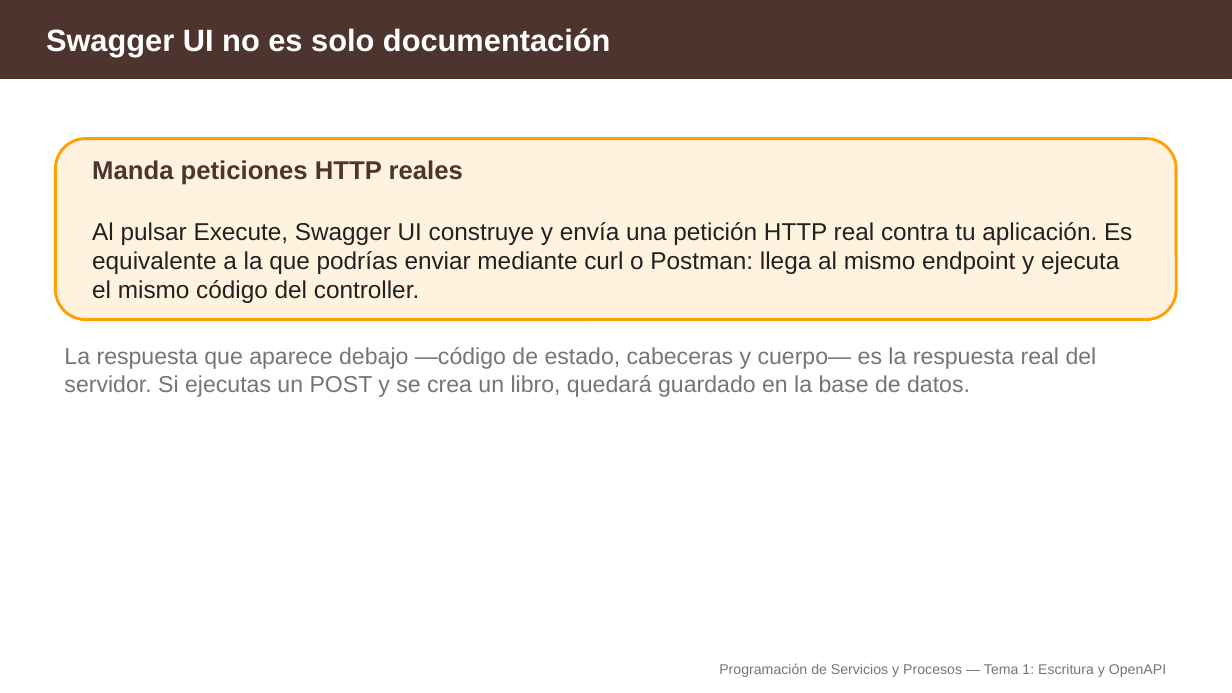
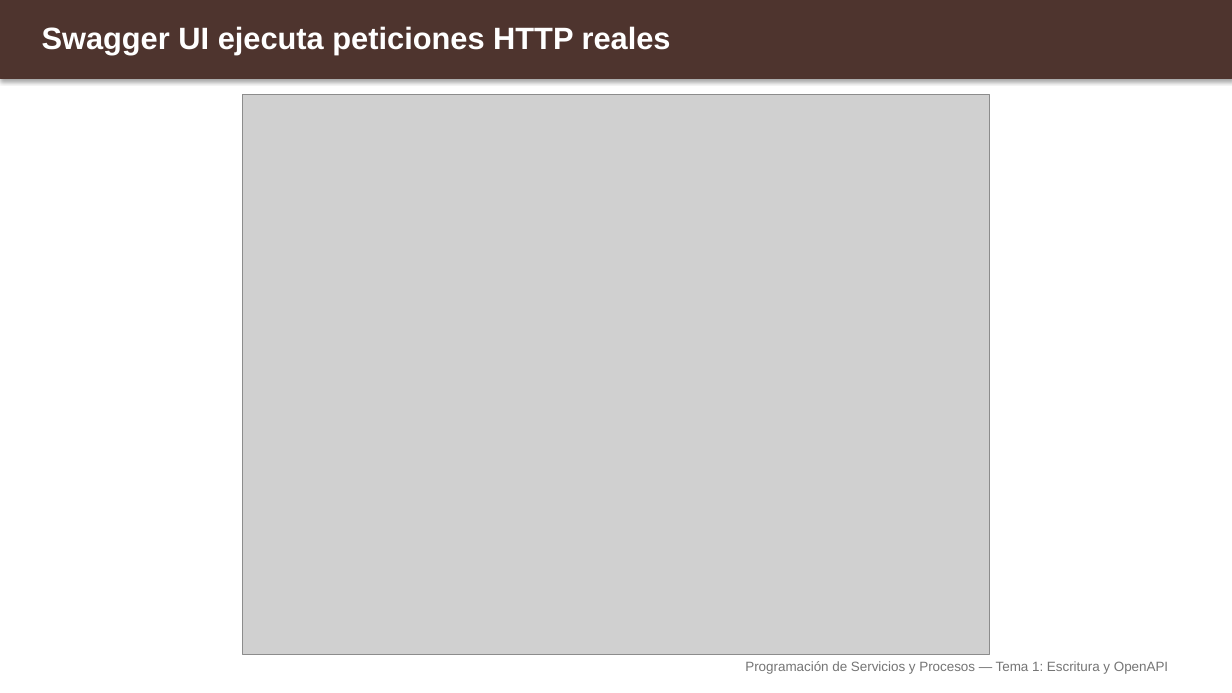
Before and after one commit to aitorventura/programacion-servicios-procesos, a slide deck: slide 8 of docs/tema1/diapositivas/escritura-y-openapi.pptx (slide 14 before the commit). Drawn at 1232x693 pixels with LibreOffice and Linux fonts; fonts in the diff are those of the drawing; grey boxes stand for pictures. Boxes give left, top, right and bottom in pixels: in the first picture for what was removed or moved away, otherwise in the second. Text is boxed around its words. In the diff, an @@ line names an element or a change of style, - is before the commit and + after.

Commit message:
tema1 actualizado + diapos. mkdocs tema1 abierto

```diff
--- a/docs/tema1/diapositivas/escritura-y-openapi.pptx
+++ b/docs/tema1/diapositivas/escritura-y-openapi.pptx
@@ rectangle at bbox=[0, 0, 1232, 79]: outline #4E342E 1 pt to #4E342E 0.75 pt; shadow on @@
@@ text at bbox=[42, 26, 671, 55]: text changed @@
-Swagger UI no es solo documentación
+Swagger UI ejecuta peticiones HTTP reales
@@ picture added at bbox=[243, 94, 990, 654] @@
@@ rounded rectangle removed at bbox=[55, 139, 1177, 320] @@
@@ text removed at bbox=[92, 160, 1132, 303] @@
-Manda peticiones HTTP reales
-Al pulsar Execute, Swagger UI construye y envía una petición HTTP real contra tu aplicación. Es equivalente a la que podrías enviar mediante curl o Postman: llega al mismo endpoint y ejecuta el mismo código del controller.
@@ text removed at bbox=[64, 347, 1097, 397] @@
-La respuesta que aparece debajo —código de estado, cabeceras y cuerpo— es la respuesta real del servidor. Si ejecutas un POST y se crea un libro, quedará guardado en la base de datos.
@@ text "Programación de Servicios y Procesos ..." at bbox=[745, 661, 1168, 674]: size 11 to 10.5 pt @@
```
Also in this commit, not shown: 8 other slides changed, 4 slides added, 17 slides removed, 23 other files.
